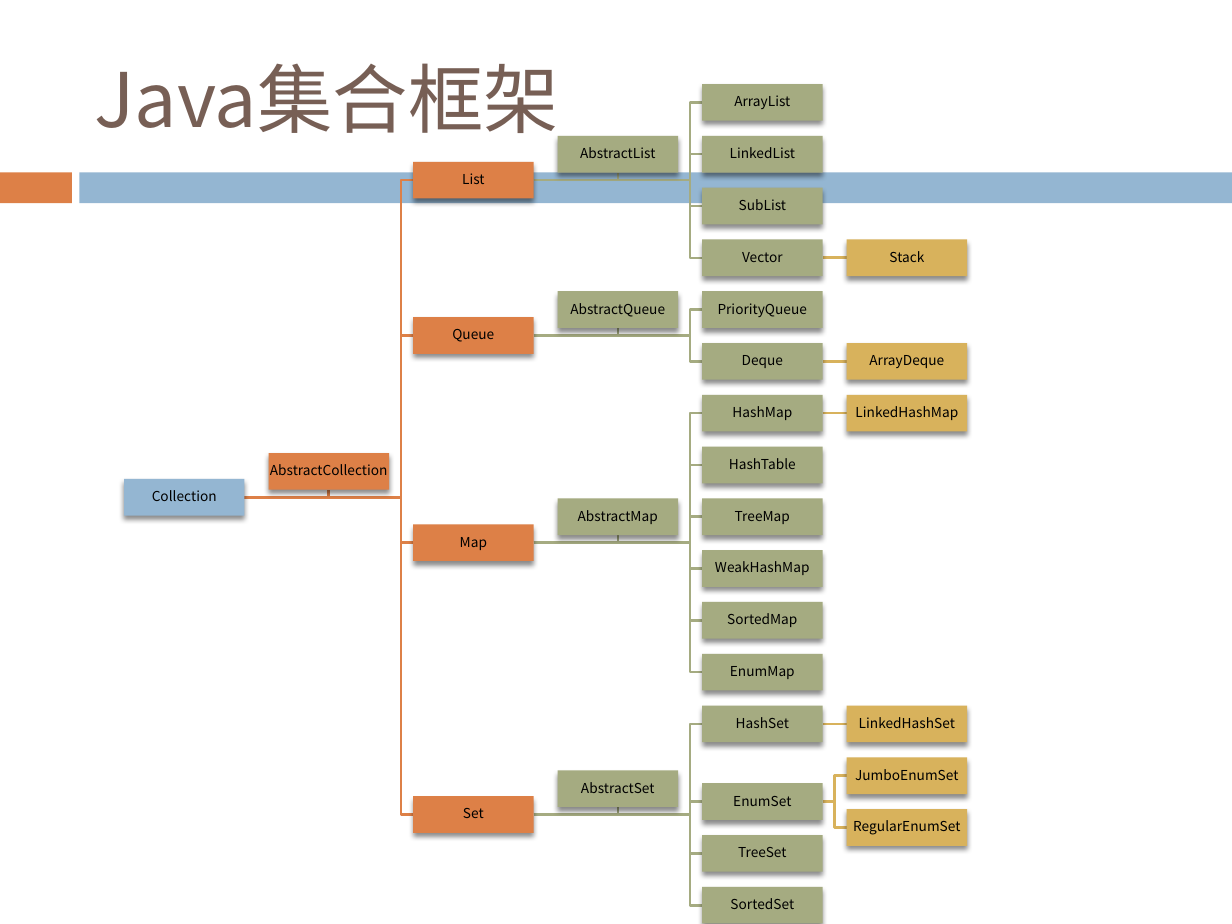
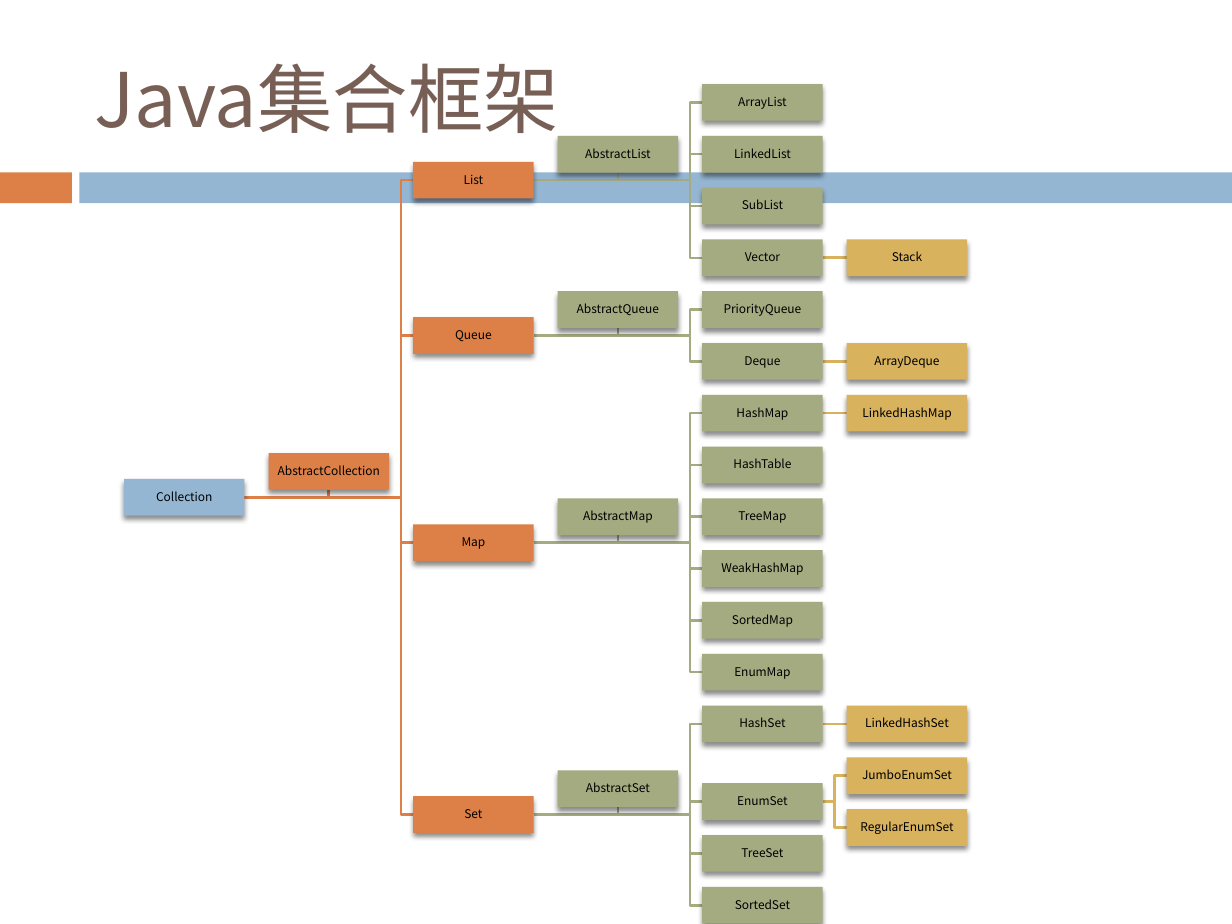
Before and after one commit to Costriod/study, a slide deck: slide 44 of Java基础.pptx. Drawn at 1232x924 pixels with LibreOffice and Linux fonts; fonts in the diff are those of the drawing. Boxes give left, top, right and bottom in pixels: in the first picture for what was removed or moved away, otherwise in the second. Text is boxed around its words. In the diff, an @@ line names an element or a change of style, - is before the commit and + after.

```diff
--- a/Java基础.pptx
+++ b/Java基础.pptx
@@ size 8 to 7 pt in 32 elements at [156,491,212,501], [464,175,484,184], [738,97,787,109], [734,148,791,158], [742,199,783,209], [745,252,780,261], [892,251,922,261], [585,148,650,158], [455,330,492,341], [724,304,802,316], [744,356,780,368], [874,356,939,368], [577,303,659,315], [462,537,486,549], [736,407,788,420], [862,407,951,420], [733,458,791,468], [738,511,786,523], [721,562,803,575], [732,614,793,627], [734,667,790,679], [583,510,653,523], [464,809,482,818], [739,717,785,727], [865,717,949,727], [737,796,788,805], [862,769,952,779], [860,821,953,834], [741,848,783,857], [735,899,790,909], [586,782,650,792], [278,465,380,475] @@
```
Also in this commit, not shown: 5 other slides changed, 2 slides added.
